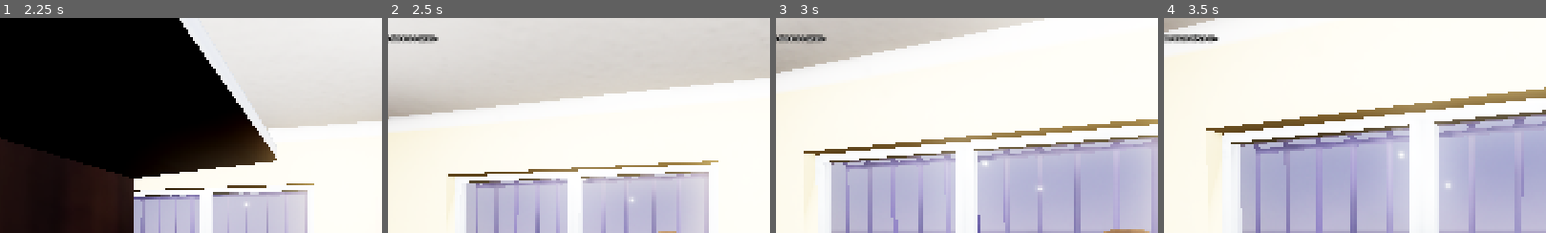
Above: before the commit, frames 1-4 (left to right).
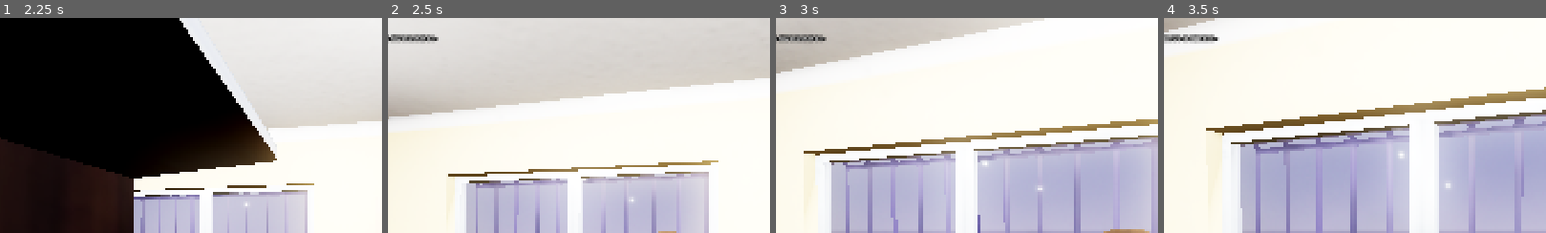
Above: after the commit, the same moments.

Repository: takanazwa5/ProjektMonopolowy
Game: Godot game, scene res://scenes/game/game.tscn
Two runs of this game, one before a commit and one after it. Both use one fixed random seed, a clock stepped at 60 frames per second and the inputs below.
Inputs (mouse positions are % of the whole screen's width and height, from its top left):
- Up to frame 1 (2.25 s): tap Enter at 0.5 s; move the mouse to (55, 50) at 0.52 s; hold Ctrl (crouch) 0.53-1.28 s; hold W (walk_forward) from 0.53 s (still down); click (55, 50) at 0.67 s; move the mouse to (45, 50) at 1.27 s; tap G (drop_item) at 1.35 s; move the mouse to (52, 48) at 2.02 s; hold E (interact) from 2.03 s (still down)
- Up to frame 2 (2.5 s): keep holding W (walk_forward); keep holding E (interact)
- Up to frame 3 (3 s): keep holding W (walk_forward); move the mouse to (49, 52) at 2.77 s; release E (interact) at 2.78 s; tap Ctrl (crouch) at 2.85 s; click (49, 52) at 2.92 s
- Up to frame 4 (3.5 s): keep holding W (walk_forward)
The pictures show only the part of the screen within x 14-64%, y 0-50%; the shares and areas given below are measured in that part.

Frame 1 is identical in both runs. In frame 2, 0.1% of the frame differs, in the area x 2-13%, y 7-11%; in frame 3, 0.1%; in frame 4, 0.1%.

Commit message:
Refactor NPC states and add packing/exiting logic
Renamed ComingToStoreState to EnteringStoreState and updated references. Added new NPC states: PackingState and ExitingStoreState, with corresponding scripts and scene nodes. Improved state transitions and signal handling in NPC state scripts, including proper connection/disconnection of signals in enter/exit methods. Updated cash register signal from transaction_ended to transaction_finished.

Diff:
--- a/features/cash_register/cash_register.gd
+++ b/features/cash_register/cash_register.gd
@@ -1,7 +1,7 @@
 class_name CashRegister extends StaticBody3D
 
 
-signal transaction_ended
+signal transaction_finished
 
 
 var total : float = 0.0
@@ -56,7 +56,7 @@
 		total = 0.0
 		paid = 0.0
 		change = 0.0
-		transaction_ended.emit()
+		transaction_finished.emit()
 
 
 func _on_cash_interaction(value: float) -> void:
--- a/features/npc/Basia/basia.tscn
+++ b/features/npc/Basia/basia.tscn
@@ -1,13 +1,15 @@
-[gd_scene load_steps=18 format=3 uid="uid://civlo6dh6d0kf"]
+[gd_scene load_steps=20 format=3 uid="uid://civlo6dh6d0kf"]
 
 [ext_resource type="PackedScene" uid="uid://b6mt6074im8pm" path="res://features/npc/Basia/meshes/character_basia.glb" id="1_al82x"]
 [ext_resource type="Script" uid="uid://c5kk2k4hhiecr" path="res://features/npc/Basia/basia.gd" id="1_nb0pl"]
 [ext_resource type="AnimationLibrary" uid="uid://bdh170ip7kmc8" path="res://features/npc/shared/Rig.glb" id="2_0suly"]
 [ext_resource type="Script" uid="uid://de1lalif7l760" path="res://features/state_machine/state_machine.gd" id="4_atgwo"]
-[ext_resource type="Script" uid="uid://dwi10emqduq6r" path="res://features/npc/shared/states/coming_to_store_state.gd" id="5_fyrb5"]
+[ext_resource type="Script" uid="uid://dwi10emqduq6r" path="res://features/npc/shared/states/entering_store_state.gd" id="5_fyrb5"]
 [ext_resource type="Script" uid="uid://bgodwf3y0m1ey" path="res://features/npc/shared/states/waiting_for_product_state.gd" id="6_a8t5c"]
 [ext_resource type="Script" uid="uid://uuvn1btdq2f4" path="res://features/npc/shared/states/getting_product_state.gd" id="7_mi72n"]
 [ext_resource type="Script" uid="uid://cxwj4xkryi0sb" path="res://features/npc/shared/states/paying_state.gd" id="8_a8t5c"]
+[ext_resource type="Script" uid="uid://y8uymo1mwu2j" path="res://features/npc/shared/states/packing_state.gd" id="9_mi72n"]
+[ext_resource type="Script" uid="uid://j2c8p210clnr" path="res://features/npc/shared/states/exiting_store_state.gd" id="10_qlnrj"]
 
 [sub_resource type="CapsuleShape3D" id="CapsuleShape3D_wmxm7"]
 radius = 0.3
@@ -92,10 +94,10 @@
 
 [node name="StateMachine" type="Node" parent="." node_paths=PackedStringArray("initial_state")]
 script = ExtResource("4_atgwo")
-initial_state = NodePath("ComingToStoreState")
+initial_state = NodePath("EnteringStoreState")
 metadata/_custom_type_script = "uid://de1lalif7l760"
 
-[node name="ComingToStoreState" type="Node" parent="StateMachine"]
+[node name="EnteringStoreState" type="Node" parent="StateMachine"]
 script = ExtResource("5_fyrb5")
 metadata/_custom_type_script = "uid://dcedhanl8gfas"
 
@@ -113,3 +115,13 @@
 unique_name_in_owner = true
 script = ExtResource("8_a8t5c")
 metadata/_custom_type_script = "uid://q0lk35d56y2e"
+
+[node name="PackingState" type="Node" parent="StateMachine"]
+unique_name_in_owner = true
+script = ExtResource("9_mi72n")
+metadata/_custom_type_script = "uid://q0lk35d56y2e"
+
+[node name="ExitingStoreState" type="Node" parent="StateMachine"]
+unique_name_in_owner = true
+script = ExtResource("10_qlnrj")
+metadata/_custom_type_script = "uid://q0lk35d56y2e"
--- a/features/npc/shared/states/coming_to_store_state.gd
+++ b/features/npc/shared/states/entering_store_state.gd
@@ -1,4 +1,4 @@
-class_name NPCComingToStoreState extends NPCState
+class_name NPCEnteringStoreState extends NPCState
 
 
 @onready var waiting_for_product_state: NPCWaitingForProductState = %WaitingForProductState
--- /dev/null
+++ b/features/npc/shared/states/exiting_store_state.gd
@@ -0,0 +1,7 @@
+class_name NPCExitingStoreState extends NPCState
+
+
+func enter() -> void:
+
+	print("Basia wychodzi ze sklepu")
+	npc.call_deferred(&"queue_free") # NOTE: Crash when not deferred
--- a/features/npc/shared/states/getting_product_state.gd
+++ b/features/npc/shared/states/getting_product_state.gd
@@ -6,13 +6,9 @@
 @onready var paying_state: NPCPayingState = %PayingState
 
 
-func _ready() -> void:
+func enter() -> void:
 
 	animation_tree.animation_finished.connect(_on_animation_finished)
-
-
-func enter() -> void:
-
 	npc.navigate_to_node(Level.fridge)
 	await npc.navigation_agent_3d.navigation_finished
 	animation_tree.set(&"parameters/pick_up/request", AnimationNodeOneShot.ONE_SHOT_REQUEST_FIRE)
@@ -23,3 +19,8 @@
 	if anim_name == &"Rig/PickUp_Base": npc.navigate_to_node(Level.counter)
 	await npc.navigation_agent_3d.navigation_finished
 	transition.emit(paying_state)
+
+
+func exit() -> void:
+
+	animation_tree.animation_finished.disconnect(_on_animation_finished)
--- /dev/null
+++ b/features/npc/shared/states/packing_state.gd
@@ -0,0 +1,21 @@
+class_name NPCPackingState extends NPCState
+
+
+@onready var animation_tree: AnimationTree = %AnimationTree
+@onready var exiting_store_state: NPCExitingStoreState = %ExitingStoreState
+
+
+func enter() -> void:
+
+	animation_tree.animation_finished.connect(_on_animation_finished)
+	animation_tree.set(&"parameters/pick_up/request", AnimationNodeOneShot.ONE_SHOT_REQUEST_FIRE)
+
+
+func _on_animation_finished(anim_name: StringName) -> void:
+
+	if anim_name == &"Rig/PickUp_Base": transition.emit(exiting_store_state)
+
+
+func exit() -> void:
+
+	animation_tree.animation_finished.disconnect(_on_animation_finished)
--- a/features/npc/shared/states/paying_state.gd
+++ b/features/npc/shared/states/paying_state.gd
@@ -2,18 +2,27 @@
 
 
 @onready var animation_tree: AnimationTree = %AnimationTree
-
-
-func _ready() -> void:
-
-	animation_tree.animation_finished.connect(_on_animation_finished)
+@onready var packing_state: NPCPackingState = %PackingState
 
 
 func enter() -> void:
 
+	animation_tree.animation_finished.connect(_on_animation_finished)
+	Level.cash_register.transaction_finished.connect(_on_transaction_finished)
 	animation_tree.set(&"parameters/put_down/request", AnimationNodeOneShot.ONE_SHOT_REQUEST_FIRE)
 
 
 func _on_animation_finished(anim_name: StringName) -> void:
 
 	if anim_name == &"Rig/PutDown_Base": Level.cash_register.generate_random_order()
+
+
+func _on_transaction_finished() -> void:
+
+	transition.emit(packing_state)
+
+
+func exit() -> void:
+
+	animation_tree.animation_finished.disconnect(_on_animation_finished)
+	Level.cash_register.transaction_finished.disconnect(_on_transaction_finished)
--- a/features/npc/shared/states/waiting_for_product_state.gd
+++ b/features/npc/shared/states/waiting_for_product_state.gd
@@ -4,13 +4,9 @@
 @onready var paying_state: NPCPayingState = %PayingState
 
 
-func _ready() -> void:
+func enter() -> void:
 
 	Level.counter.item_placed.connect(_on_counter_item_placed)
-
-
-func enter() -> void:
-
 	print("Basiula podeszla do lady. Tu bedzie okienko dialogowe. Na razie czeka na bobra w butelce.")
 
 
@@ -18,3 +14,8 @@
 
 	if not item.item_name == "BobrButla": return
 	transition.emit(paying_state)
+
+
+func exit() -> void:
+
+	Level.counter.item_placed.disconnect(_on_counter_item_placed)
Renamed: features/npc/shared/states/coming_to_store_state.gd.uid -> features/npc/shared/states/entering_store_state.gd.uid
Not shown, added: features/npc/shared/states/exiting_store_state.gd.uid
Not shown, added: features/npc/shared/states/packing_state.gd.uid
